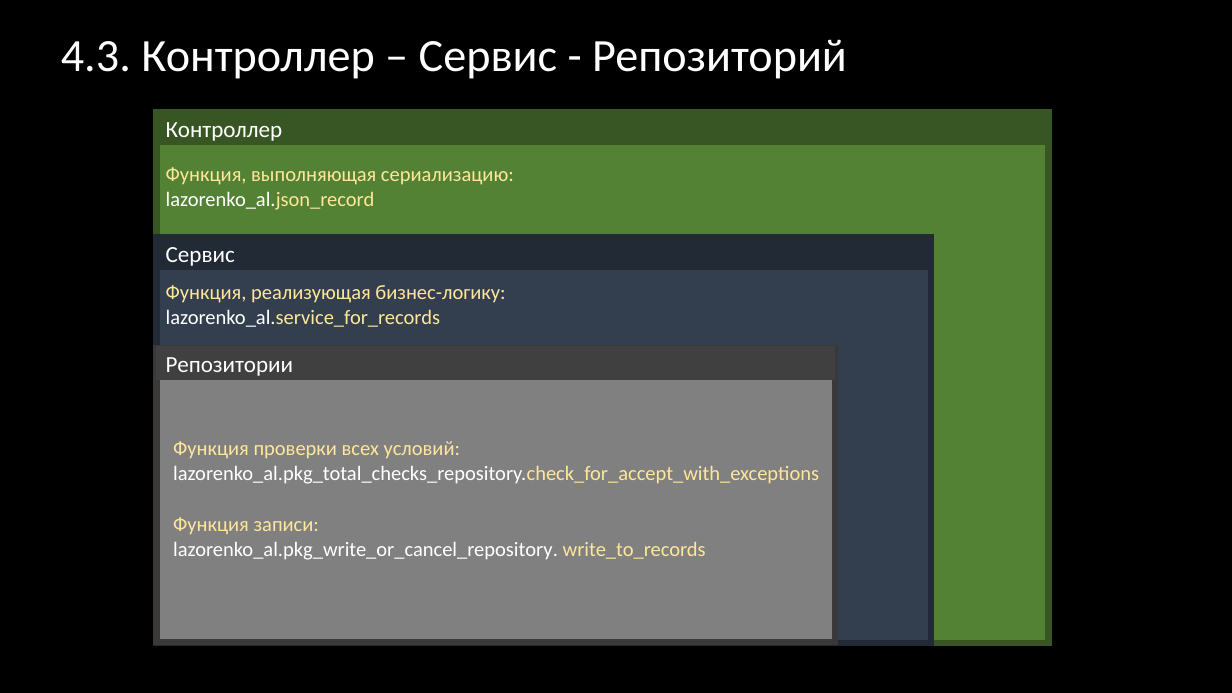
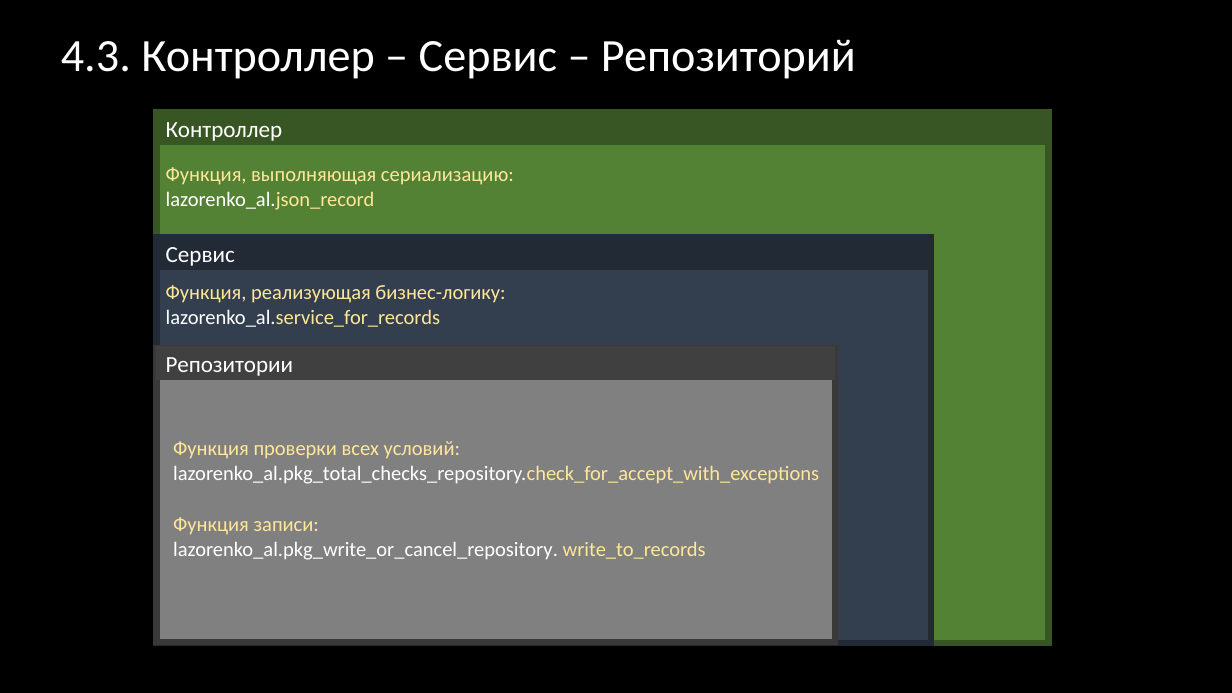
Before and after one commit to 97Lazorenko/Demo_day_2, a slide deck: slide 8 of Лазоренко А.А. - PLSQL - демодень 2.pptx. Drawn at 1232x693 pixels with LibreOffice and Linux fonts; fonts in the diff are those of the drawing. Boxes give left, top, right and bottom in pixels: in the first picture for what was removed or moved away, otherwise in the second. Text is boxed around its words. In the diff, an @@ line names an element or a change of style, - is before the commit and + after.

```diff
--- a/Лазоренко А.А. - PLSQL - демодень 2.pptx
+++ b/Лазоренко А.А. - PLSQL - демодень 2.pptx
@@ title at [61,39,856,79]: text changed @@
-4.3. Контроллер – Сервис - Репозиторий
+4.3. Контроллер – Сервис – Репозиторий
```
Also in this commit, not shown: 1 other slide changed.
